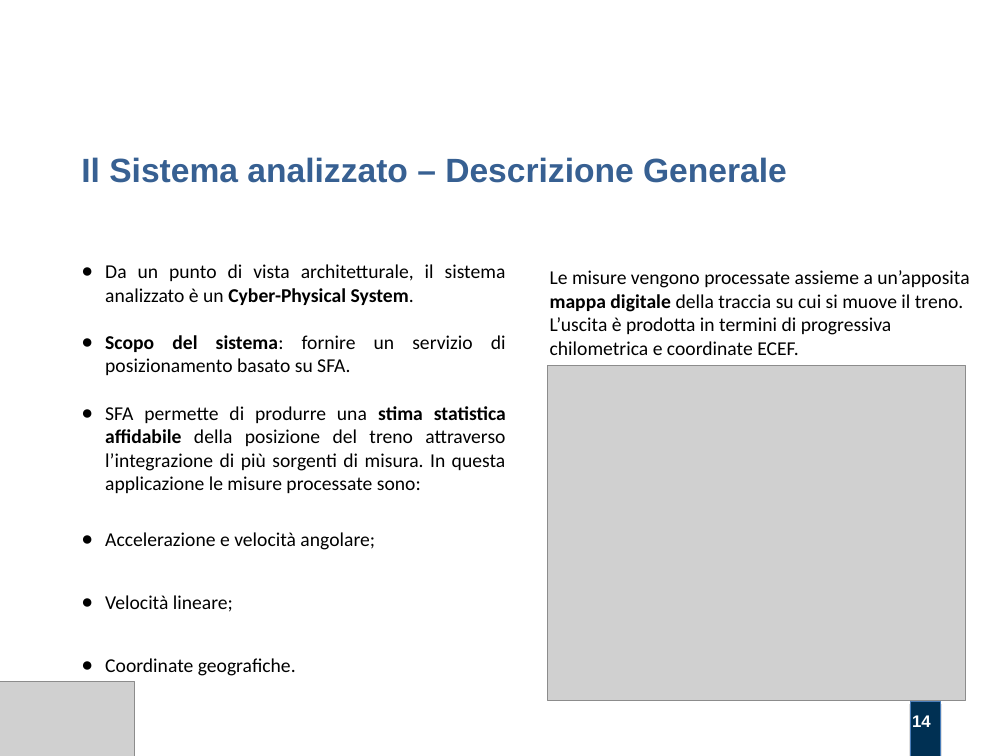
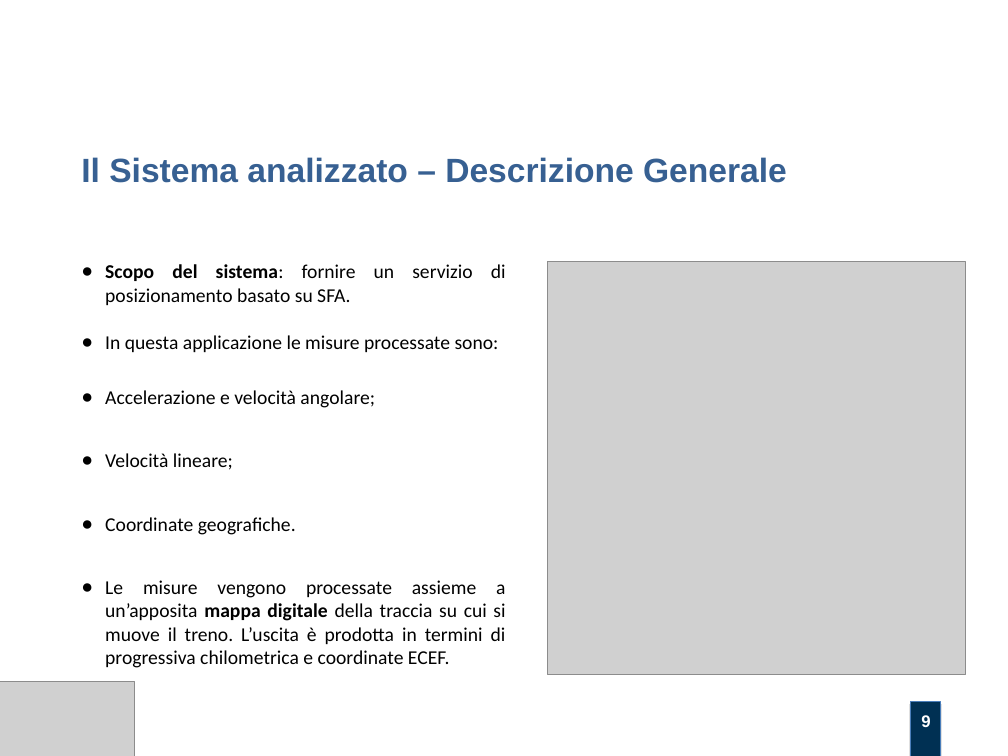
Before and after one commit to alexfoglia1/thesis, a slide deck: slide 9 of Slides/slides.odp (slide 14 before the commit). Drawn at 1008x756 pixels with LibreOffice and Linux fonts; fonts in the diff are those of the drawing; grey boxes stand for pictures; background and template pictures are left out. Boxes give left, top, right and bottom in pixels: in the first picture for what was removed or moved away, otherwise in the second. Text is boxed around its words. In the diff, an @@ line names an element or a change of style, - is before the commit and + after.

```diff
--- a/Slides/slides.odp
+++ b/Slides/slides.odp
@@ text at (x1=105, y1=264, x2=506, y2=305): paragraph removed @@
-● Da un punto di vista architetturale, il sistema analizzato è un Cyber-Physical System.
@@ picture resized from (x1=547, y1=365, x2=966, y2=701) to (x1=547, y1=262, x2=966, y2=674) @@
@@ text removed at (x1=550, y1=270, x2=969, y2=355) @@
-Le misure vengono processate assieme a un’apposita mappa digitale della traccia su cui si muove il treno.
-L’uscita è prodotta in termini di progressiva chilometrica e coordinate ECEF.
@@ text at (x1=105, y1=335, x2=499, y2=352): text changed @@
-● SFA permette di produrre una stima statistica affidabile della posizione del treno attraverso l’integrazione di più sorgenti di misura. In questa applicazione le misure processate sono:
+● In questa applicazione le misure processate sono:
@@ text at (x1=105, y1=580, x2=505, y2=668): paragraph added @@
+● Le misure vengono processate assieme a un’apposita mappa digitale della traccia su cui si muove il treno. L’uscita è prodotta in termini di progressiva chilometrica e coordinate ECEF.
@@ page number at (x1=921, y1=715, x2=930, y2=727): text changed @@
-14
+9
```
Also in this commit, not shown: 7 other slides changed, 10 slides removed, 2 other files.
